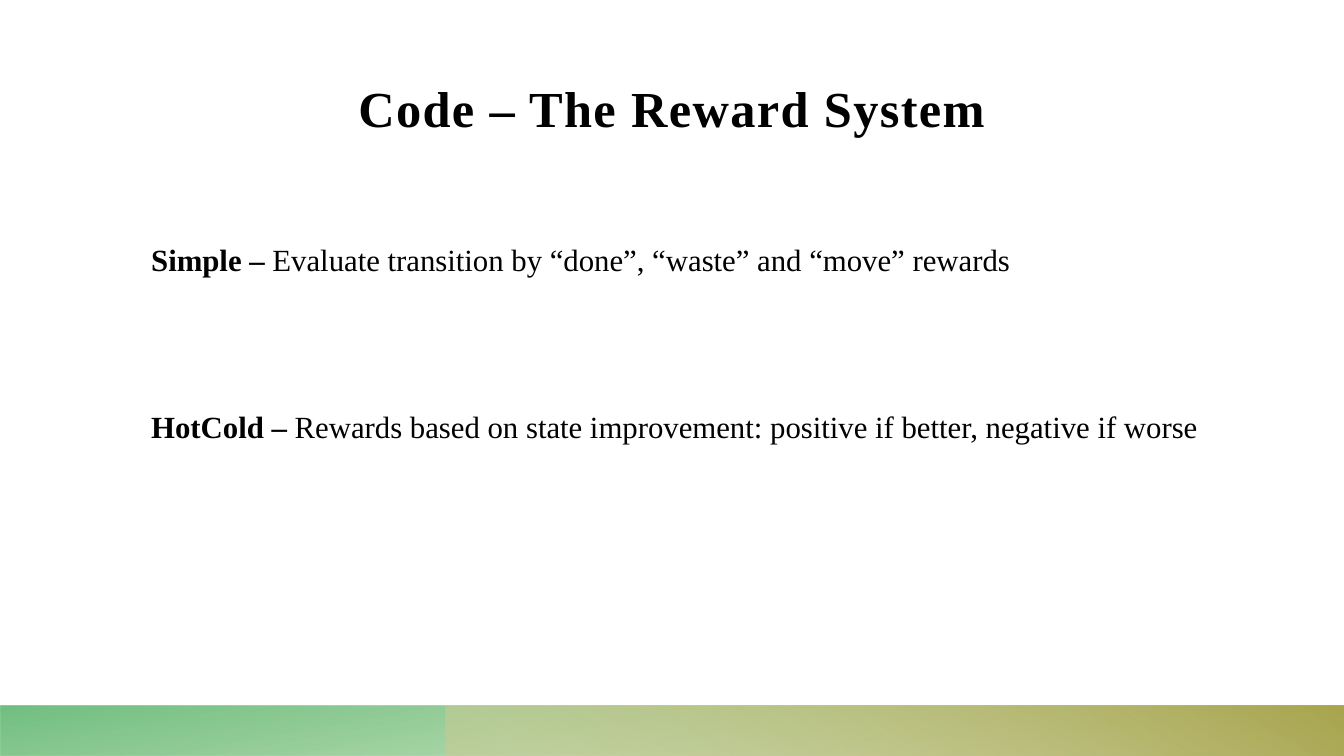
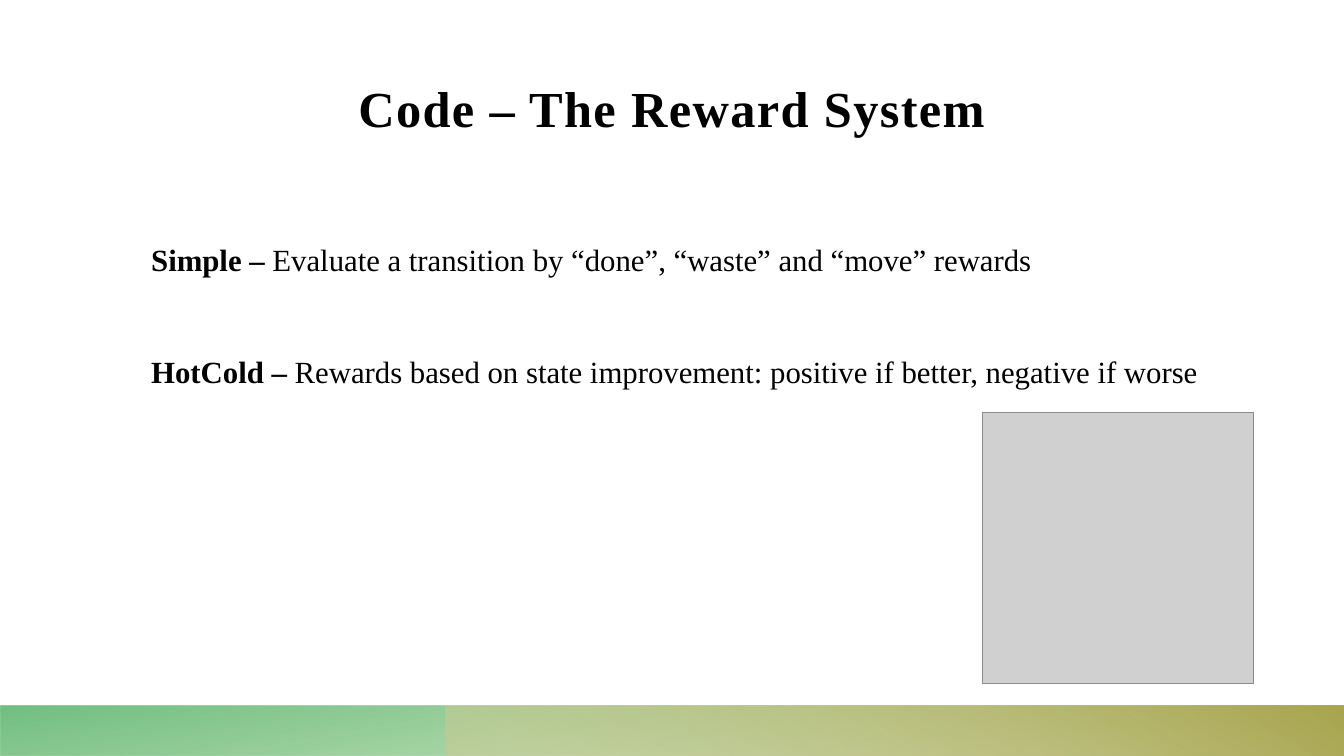
Before and after one commit to Dekel23/Sokoban-DRL, a slide deck: slide 12 of presentation.pptx. Drawn at 1344x756 pixels with LibreOffice and Linux fonts; fonts in the diff are those of the drawing; grey boxes stand for pictures. Boxes give left, top, right and bottom in pixels: in the first picture for what was removed or moved away, otherwise in the second. Text is boxed around its words. In the diff, an @@ line names an element or a change of style, - is before the commit and + after.

```diff
--- a/presentation.pptx
+++ b/presentation.pptx
@@ text at [151,249,1031,277]: text changed @@
-Simple – Evaluate transition by “done”, “waste” and “move” rewards
+Simple – Evaluate a transition by “done”, “waste” and “move” rewards
@@ picture added at [983,412,1253,683] @@
```
Also in this commit, not shown: 10 other slides changed.
